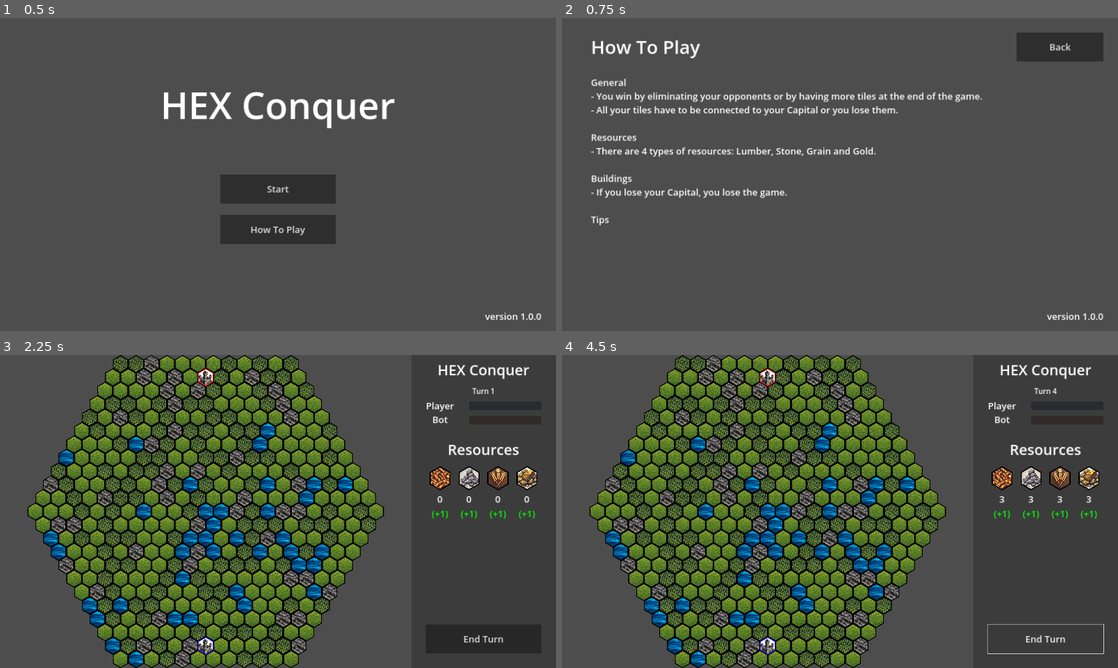
Above: before the commit, frames 1-4 (two rows, left to right).
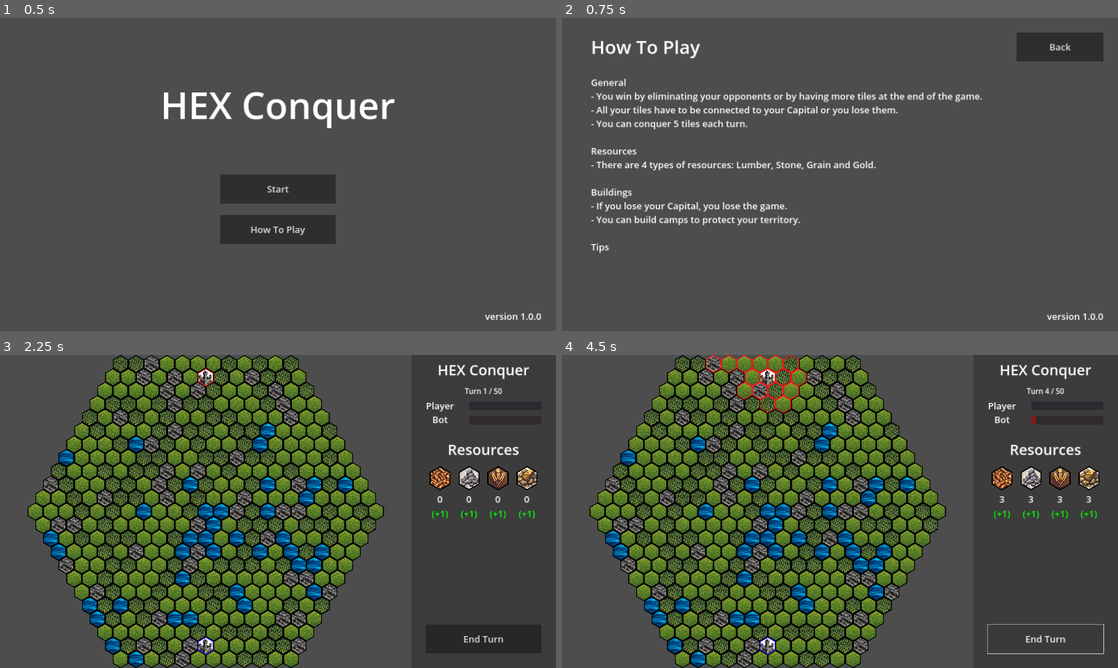
Above: after the commit, the same moments.

Repository: nguyendangy/hex-conquer
Game: Godot game, scene res://Scenes/TitleScreen.tscn
Two runs of this game, one before a commit and one after it. Both use one fixed random seed, a clock stepped at 60 frames per second and the inputs below.
Inputs:
- Up to frame 1 (0.5 s): no input
- Up to frame 2 (0.75 s): click "How To Play" at 0.5 s
- Up to frame 3 (2.25 s): click "Back" at 1.25 s; click "Start" at 2 s
- Up to frame 4 (4.5 s): click "End Turn" at 2.75 s; click "End Turn" at 3.5 s; click "End Turn" at 4.25 s

Frame 1 is identical in both runs. In frame 2, 3.1% of the frame differs, in the area x 5-57%, y 32-76%; in frame 3, less than 0.1%; in frame 4, 0.6%.

Commit message:
Added opponent

Diff:
--- /dev/null
+++ b/Scenes/End.tscn
@@ -0,0 +1,18 @@
+[gd_scene format=3 uid="uid://dhrgqilxd2awu"]
+
+[node name="End" type="Control"]
+layout_mode = 3
+anchors_preset = 15
+anchor_right = 1.0
+anchor_bottom = 1.0
+grow_horizontal = 2
+grow_vertical = 2
+
+[node name="Label" type="Label" parent="."]
+layout_mode = 0
+offset_right = 1920.0
+offset_bottom = 1080.0
+theme_override_font_sizes/font_size = 128
+text = "You won!"
+horizontal_alignment = 1
+vertical_alignment = 1
--- a/Scenes/HelpPage.tscn
+++ b/Scenes/HelpPage.tscn
@@ -37,12 +37,14 @@
 text = "General
 - You win by eliminating your opponents or by having more tiles at the end of the game.
 - All your tiles have to be connected to your Capital or you lose them.
+- You can conquer 5 tiles each turn.
 
 Resources
 - There are 4 types of resources: Lumber, Stone, Grain and Gold.
 
 Buildings
 - If you lose your Capital, you lose the game.
+- You can build camps to protect your territory.
 
 Tips"
 label_settings = SubResource("LabelSettings_71mp4")
--- a/Scripts/HUD.gd
+++ b/Scripts/HUD.gd
@@ -47,11 +47,11 @@
 	resourceIncrease4.text = "(+" + str(main.goldPerTurn) + ")"
 
 	# set number of turn
-	turn.text = "Turn " + str(main.currentTurn)
+	turn.text = "Turn " + str(main.currentTurn) + " / " + str(main.maxNumberOfTurns)
 
 	# set progress bar
-	progressBarPlayer.value = len(map.ownedTiles) * 100 / 397
-	progressBarBot.value = 100 / 397
+	progressBarPlayer.value = len(map.ownedTiles) * 200 / 397
+	progressBarBot.value = len(map.opponentOwnedTiles) * 200  / 397
 
 	# hide buildings
 	set_buttons_visibility(false)
--- a/Scripts/Main.gd
+++ b/Scripts/Main.gd
@@ -13,12 +13,14 @@
 var goldPerTurn : int = 1
 
 var currentTurn : int = 1
-
+var maxNumberOfTurns : int = 50
 var maxTilesPerTurn : int = 5
 
 # components
 @onready var hud : Node = get_node("HUD")
 @onready var map : Node = get_node("SubViewportContainer/SubViewport/Map")
+
+@onready var outcomeLabel : Node = get_node("/root/End/Label")
 
 # Called when the node enters the scene tree for the first time.
 func _ready() -> void:
@@ -32,6 +34,11 @@
 
 # called when the player ends the turn
 func end_turn ():
+
+	if currentTurn >= maxNumberOfTurns:
+		outcomeLabel.text = "LOL"
+		get_tree().change_scene_to_file("res://Scenes/End.tscn")
+
 
 	# update our current resource amounts
 	lumber += lumberPerTurn
@@ -51,3 +58,13 @@
 
 	# update map
 	map.end_turn()
+
+	# Opponents turn
+	opponent()
+
+
+func opponent() -> void:
+	# Simple opponent
+
+	for i in range(0, maxTilesPerTurn):
+		map.conquer_random_tile()
--- a/Scripts/Map.gd
+++ b/Scripts/Map.gd
@@ -5,6 +5,8 @@
 var ownedTiles : Array
 var startingTile : Vector2i = Vector2i(12, 21)
 var selectedTile : Vector2i = Vector2i(-1, -1)
+var opponentOwnedTiles : Array
+var opponentStartingTile : Vector2i = Vector2i(12, 1)
 
 var tilesPerTurn : int = 0
 
@@ -35,7 +37,8 @@
 	ownedTiles.append(startingTile)
 	set_cells_terrain_connect([startingTile], 1, 4)
 
-	set_cells_terrain_connect([Vector2i(12, 1)], 2, 4)
+	opponentOwnedTiles.append(opponentStartingTile)
+	set_cells_terrain_connect([opponentStartingTile], 2, 4)
 
 
 # Called every frame. 'delta' is the elapsed time since the previous frame.
@@ -68,6 +71,7 @@
 					# surrounding tile clicked
 					if get_cell_alternative_tile(pos_clicked) == 1:
 						clear_all_tiles()
+						opponentOwnedTiles.erase(pos_clicked)
 						ownedTiles.append(pos_clicked)
 						tilesPerTurn += 1
 						set_cells_terrain_connect([pos_clicked], 1, \
@@ -118,8 +122,23 @@
 func end_turn() -> void:
 
 	clear_all_tiles()
+	tilesPerTurn = 0
 
-	tilesPerTurn = 0
+func conquer_random_tile() -> void:
+	var possibleTiles : Array = []
+	for tile in opponentOwnedTiles:
+		var surroundingTiles = get_surrounding_cells(tile)
+		for t in surroundingTiles:
+			if t in allTiles and t not in opponentOwnedTiles and get_cell_tile_data(t).terrain < 4:
+				possibleTiles.append(t)
+
+	var choosen = possibleTiles.pick_random()
+
+	ownedTiles.erase(choosen)
+	opponentOwnedTiles.append(choosen)
+
+	set_cells_terrain_connect([choosen], 2, get_cell_tile_data(choosen).terrain)
+
 
 # Get weighted random number
 func _get_terrain_type() -> int:
